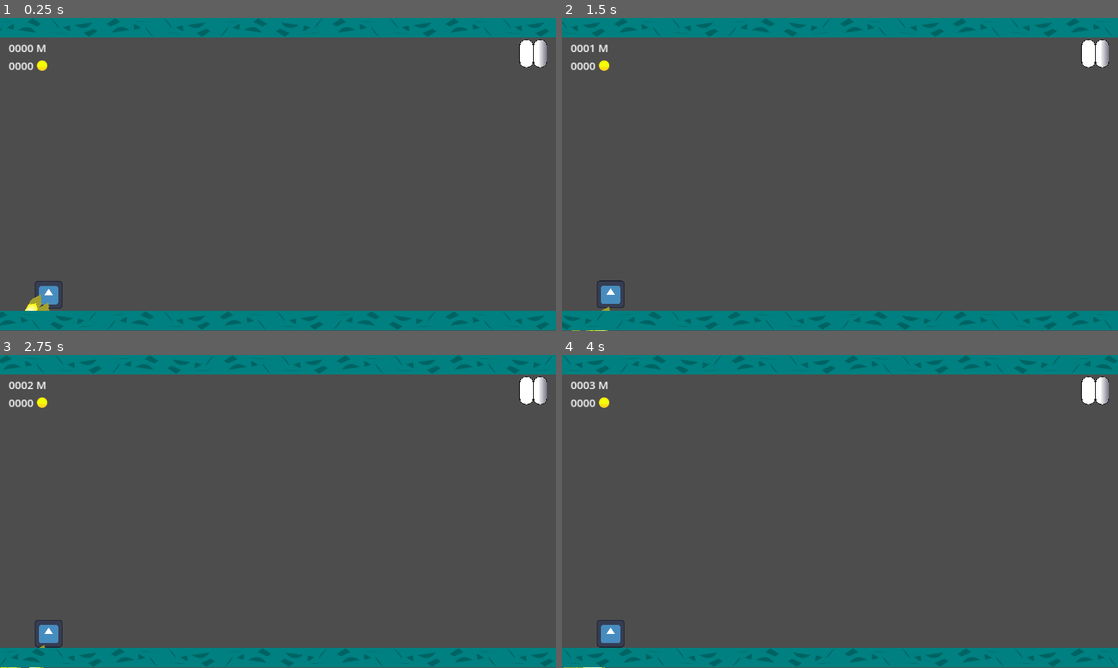
Above: before the commit, frames 1-4 (two rows, left to right).
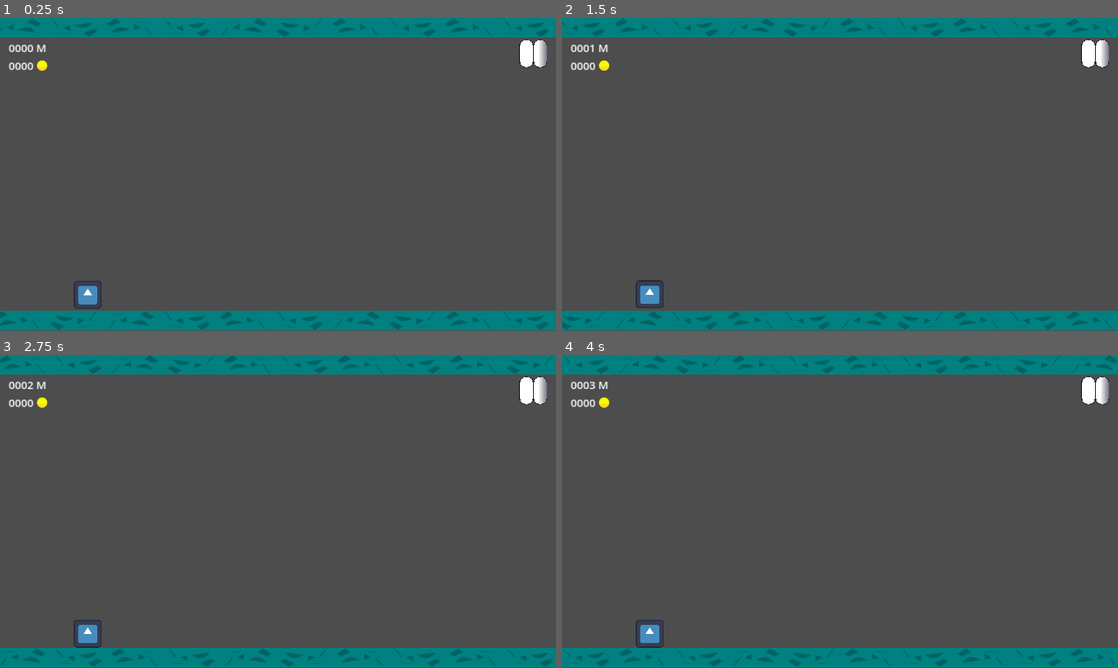
Above: after the commit, the same moments.

Repository: spireneko/Jetpack-Joyride
Game: Godot game, scene res://src/scenes/world.tscn
Two runs of this game, one before a commit and one after it. Both use one fixed random seed, a clock stepped at 60 frames per second and the inputs below. The engine's default icon, where the game draws it, is replaced by a stand-in: a white triangle on a blue panel in a dark square.
Inputs:
- Up to frame 1 (0.25 s): no input
- Up to frame 2 (1.5 s): tap Enter at 0.5 s; tap W (turn_on_jetpack) at 0.6, 1.35 s
- Up to frame 3 (2.75 s): tap W (turn_on_jetpack) at 2.1 s
- Up to frame 4 (4 s): tap W (turn_on_jetpack) at 2.85, 3.6 s

The runs differ from the first frame. In frame 1, 0.6% of the frame differs, in the area x 4-19%, y 84-94%; in frame 2, 0.5%; in frame 3, 0.5%; in frame 4, 0.5%.

Commit message:
Particles work somehow

Diff:
--- a/src/scenes/player.gd
+++ b/src/scenes/player.gd
@@ -4,17 +4,27 @@
 const SPEED = -1080.0
 const MAX_SPEED = 600
 
+@onready var left_jetpack_particles := $LeftJetpackParticles as GPUParticles2D
+@onready var right_jetpack_particles := $RightJetpackParticles as GPUParticles2D
+
 # Get the gravity from the project settings to be synced with RigidBody nodes.
 var gravity: int = ProjectSettings.get_setting("physics/2d/default_gravity")
 
 var is_jetpack_button_pressed := false
 
+func _ready() -> void:
+	reset()
+
 
 func _unhandled_key_input(_event: InputEvent) -> void:
 	if Input.is_action_just_pressed("turn_on_jetpack"):
 		is_jetpack_button_pressed = true
+		left_jetpack_particles.emitting = true
+		right_jetpack_particles.emitting = true
 	if Input.is_action_just_released("turn_on_jetpack"):
 		is_jetpack_button_pressed = false
+		left_jetpack_particles.emitting = false
+		right_jetpack_particles.emitting = false
 
 
 func _physics_process(delta: float) -> void:
@@ -29,4 +39,6 @@
 
 func reset() -> void:
 	is_jetpack_button_pressed = false
+	left_jetpack_particles.emitting = false
+	right_jetpack_particles.emitting = false
 	velocity = Vector2.ZERO
--- a/src/scenes/player.tscn
+++ b/src/scenes/player.tscn
@@ -1,21 +1,32 @@
-[gd_scene load_steps=6 format=3 uid="uid://copggfvwo7diy"]
+[gd_scene load_steps=8 format=3 uid="uid://copggfvwo7diy"]
 
 [ext_resource type="Texture2D" uid="uid://beskghqgtqk50" path="res://icon.svg" id="1_00ago"]
 [ext_resource type="Script" path="res://src/scenes/player.gd" id="1_lnpj0"]
 [ext_resource type="Texture2D" uid="uid://buib8iq64ahut" path="res://assets/Jetpack Shot.png" id="3_67hry"]
+[ext_resource type="Texture2D" uid="uid://drp0uudraijte" path="res://assets/Jetpack Shot on Floor.png" id="4_vlp7s"]
 
 [sub_resource type="RectangleShape2D" id="RectangleShape2D_t2er6"]
 size = Vector2(128, 128)
 
 [sub_resource type="ParticleProcessMaterial" id="ParticleProcessMaterial_iku00"]
 particle_flag_disable_z = true
-angle_min = -30.0
-angle_max = -30.0
-direction = Vector3(-0.75, 1, 0)
+direction = Vector3(0, 1, 0)
 spread = 30.0
-initial_velocity_min = 100.0
-initial_velocity_max = 100.0
+flatness = 0.8
+initial_velocity_min = 1000.0
+initial_velocity_max = 1000.0
 gravity = Vector3(0, 0, 0)
+scale_min = 0.5
+scale_max = 0.5
+collision_mode = 2
+sub_emitter_mode = 3
+sub_emitter_amount_at_collision = 1
+
+[sub_resource type="ParticleProcessMaterial" id="ParticleProcessMaterial_6jq5b"]
+particle_flag_disable_z = true
+gravity = Vector3(0, 0, 0)
+scale_min = 0.6
+scale_max = 0.6
 
 [node name="Player" type="CharacterBody2D"]
 position = Vector2(1, 0)
@@ -31,10 +42,31 @@
 scale = Vector2(0.5, 0.5)
 shape = SubResource("RectangleShape2D_t2er6")
 
-[node name="GPUParticles2D" type="GPUParticles2D" parent="."]
+[node name="LeftJetpackParticles" type="GPUParticles2D" parent="."]
 texture_filter = 1
-position = Vector2(-16, 44)
-amount = 15
+position = Vector2(-16, 35)
+emitting = false
+amount = 50
+sub_emitter = NodePath("../JetpackCollideParticles")
+process_material = SubResource("ParticleProcessMaterial_iku00")
+texture = ExtResource("3_67hry")
+lifetime = 2.0
+
+[node name="RightJetpackParticles" type="GPUParticles2D" parent="."]
+texture_filter = 1
+position = Vector2(0, 35)
+emitting = false
+amount = 50
 process_material = SubResource("ParticleProcessMaterial_iku00")
 texture = ExtResource("3_67hry")
 lifetime = 3.0
+
+[node name="JetpackCollideParticles" type="GPUParticles2D" parent="."]
+texture_filter = 1
+position = Vector2(0, -10)
+emitting = false
+amount = 1
+process_material = SubResource("ParticleProcessMaterial_6jq5b")
+texture = ExtResource("4_vlp7s")
+lifetime = 0.05
+one_shot = true
--- a/src/scenes/world.gd
+++ b/src/scenes/world.gd
@@ -76,6 +76,18 @@
 		floor_size.y / 2
 	)
 	body.add_child(floor_collision)
+
+	# Let particles to collide with floor
+	var light_occluder := LightOccluder2D.new()
+	light_occluder.occluder = OccluderPolygon2D.new()
+	light_occluder.position = Vector2(0, game_resolution.y - floor_size.y)
+	light_occluder.occluder.polygon = PackedVector2Array([
+			Vector2(-floor_size.x * 3, -35),
+			Vector2((amount_of_fragments - 3) * floor_size.x, -35),
+			Vector2((amount_of_fragments - 3) * floor_size.x, floor_size.y - 35),
+			Vector2(-floor_size.x * 3, floor_size.y - 35),
+		])
+	body.add_child(light_occluder)
 
 	# Instantiate ObstacleGenerator that will create foes and obstacles
 	obstacles_generator = ObstaclesGenerator.new()
--- a/src/scenes/world.tscn
+++ b/src/scenes/world.tscn
@@ -9,7 +9,7 @@
 script = ExtResource("1_h83ao")
 
 [node name="Player" parent="." instance=ExtResource("1_fgu8s")]
-position = Vector2(112, 605)
+position = Vector2(202, 605)
 
 [node name="SpawnObstacleTimer" type="Timer" parent="."]
 wait_time = 5.0
Binary file added: assets/Jetpack Shot on Floor.png
Not shown, added: assets/Jetpack Shot on Floor.png.import
Not shown, added: assets/source/Jetpack Shot on Floor.kra
